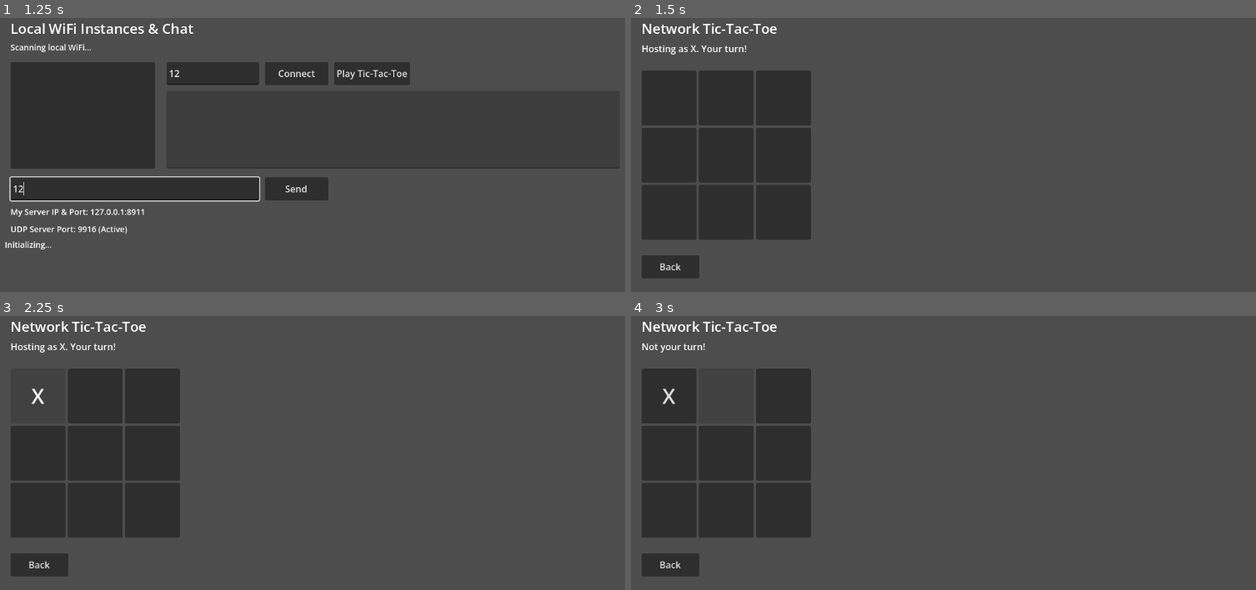
Above: before the commit, frames 1-4 (two rows, left to right).
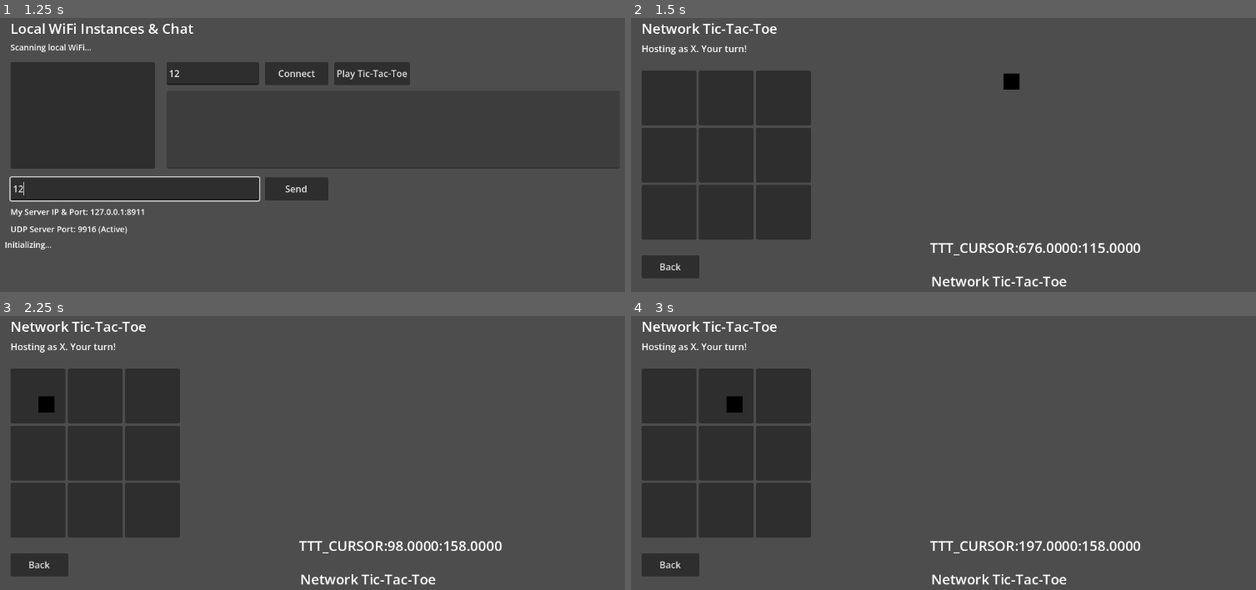
Above: after the commit, the same moments.

Repository: russjohnson09/godot-chess
Game: Godot game, scene res://wifi_scanner.tscn
Same seed, same stepped clock (60 frames per second), same inputs: the game is played once before the commit and once after it.
Inputs (mouse positions are in pixels of both pictures, inside the frame that each line leads up to):
- Up to frame 1 (1.25 s): click (212, 72) at 0.52 s; type "12" at 0.6 s; click (137, 187) at 0.75 s; type "12" at 0.83 s
- Up to frame 2 (1.5 s): click "Play Tic-Tac-Toe" at 1.25 s
- Up to frame 3 (2.25 s): click (37, 395) at 2 s
- Up to frame 4 (3 s): click (724, 395) at 2.75 s

Frame 1 is identical in both runs. In frame 2, 1.1% of the frame differs, in the area x 47-82%, y 20-99%; in frame 3, 1.2%; in frame 4, 1.4%, in the area x 2-82%, y 9-99%.

Commit message:
fix mouse position

Diff:
--- a/godot-chess/godot-chess/tictactoe.gd
+++ b/godot-chess/godot-chess/tictactoe.gd
@@ -6,6 +6,7 @@
 var game_active = false
 
 var opponent_cursor_sprite: Sprite2D = null
+var debug_black_square: ColorRect = null
 var cursor_send_timer := 0.0
 
 @onready var status_label: Label = $StatusLabel
@@ -62,15 +63,38 @@
 		opponent_cursor_sprite.visible = false
 		add_child(opponent_cursor_sprite)
 
+	# Instantiate debug black square
+	debug_black_square = ColorRect.new()
+	debug_black_square.size = Vector2(8, 8)
+	debug_black_square.size = Vector2(28, 28)
+	debug_black_square.color = Color(0, 0, 0, 1)
+	debug_black_square.visible = false
+	add_child(debug_black_square)
+
 func _process(delta: float) -> void:
 	if not game_active:
 		return
 	cursor_send_timer += delta
 	if cursor_send_timer >= 0.05: # Send cursor position every 50ms
 		cursor_send_timer = 0.0
-		var pos = get_viewport().get_mouse_position()
-		var msg = "TTT_CURSOR:%.1f:%.1f" % [pos.x, pos.y]
+		var norm_pos = get_normalized_mouse_position()
+		$MousePos.text = str(norm_pos)
+		if debug_black_square:
+			debug_black_square.position = norm_pos
+			debug_black_square.visible = true
+		var msg = "TTT_CURSOR:%.4f:%.4f" % [norm_pos.x, norm_pos.y]
+
+		$MousePos.text = msg
 		NetworkManager.send_message(msg)
+
+func get_normalized_mouse_position() -> Vector2:
+	var vp = get_viewport()
+	var mouse_pos = vp.get_mouse_position()
+	return mouse_pos
+	#var vp_size = vp.get_visible_rect().size
+	#if vp_size.x > 0 and vp_size.y > 0:
+		#return Vector2(clamp(mouse_pos.x / vp_size.x, 0.0, 1.0), clamp(mouse_pos.y / vp_size.y, 0.0, 1.0))
+	#return Vector2.ZERO
 
 func _on_cell_pressed(index: int) -> void:
 	if not game_active:
@@ -140,13 +164,26 @@
 			status_label.text = "Game Started! Your turn (X)."
 		game_active = true
 		update_board_ui()
+#		[ip_address]: TTT_CURSOR:x_pos:y_pos
 	elif "TTT_CURSOR:" in msg:
-		var parts = msg.split(":")
-		if parts.size() >= 3 and opponent_cursor_sprite:
-			var cx = parts[1].to_float()
-			var cy = parts[2].to_float()
-			opponent_cursor_sprite.position = Vector2(cx, cy)
-			opponent_cursor_sprite.visible = true
+		var tt_cursor_message = str(msg.split("TTT_CURSOR:")[1])
+		#print(tt_cursor_message)
+		var parts = tt_cursor_message.split(":")
+		#if parts.size() >= 3:
+		var nx = parts[0].to_float()
+		var ny = parts[1].to_float()
+		var pos = Vector2(nx,ny)
+		opponent_cursor_sprite.position = pos
+		opponent_cursor_sprite.visible = true
+
+		$MousePos2.text = str(pos)
+		$MousePos2.text = str(msg)
+		#var vp_size = get_viewport().get_visible_rect().size
+		#var abs_pos = Vector2(nx * vp_size.x, ny * vp_size.y)
+		#if opponent_cursor_sprite:
+			#opponent_cursor_sprite.position = abs_pos
+			#opponent_cursor_sprite.visible = true
+
 	elif "TTT_MOVE:" in msg and not "START" in msg:
 		var parts = msg.split(":")
 		for p in parts:
--- a/godot-chess/godot-chess/tictactoe.tscn
+++ b/godot-chess/godot-chess/tictactoe.tscn
@@ -89,3 +89,19 @@
 [node name="TicTacToeO" parent="." unique_id=722831568 instance=ExtResource("3_05mec")]
 visible = false
 position = Vector2(686, 206)
+
+[node name="MousePos" type="Label" parent="." unique_id=486739056]
+offset_left = 549.0
+offset_top = 400.0
+offset_right = 849.0
+offset_bottom = 434.0
+theme_override_font_sizes/font_size = 24
+text = "Network Tic-Tac-Toe"
+
+[node name="MousePos2" type="Label" parent="." unique_id=1189130727]
+offset_left = 551.0
+offset_top = 458.0
+offset_right = 851.0
+offset_bottom = 492.0
+theme_override_font_sizes/font_size = 24
+text = "Network Tic-Tac-Toe"
